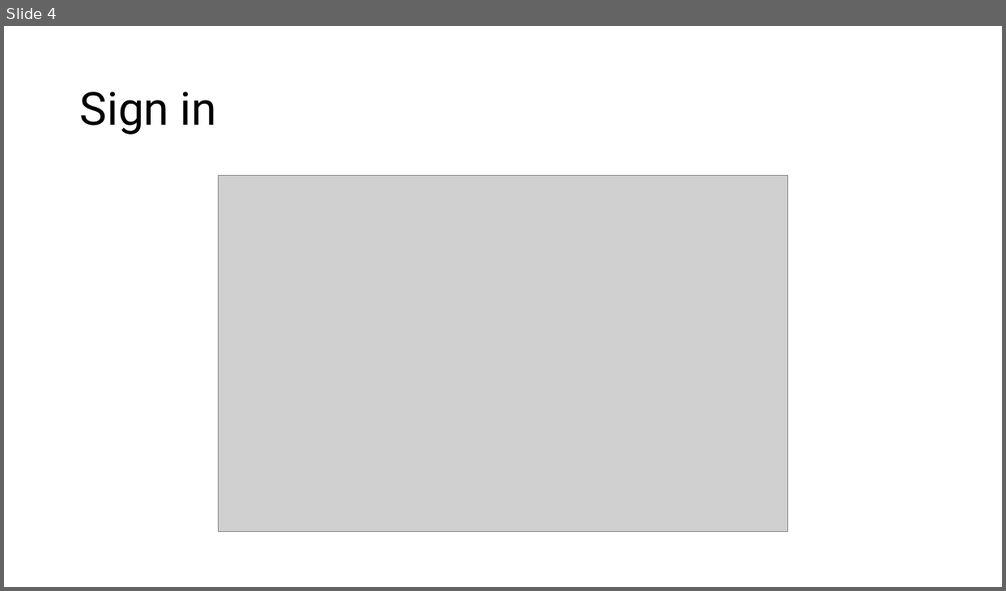
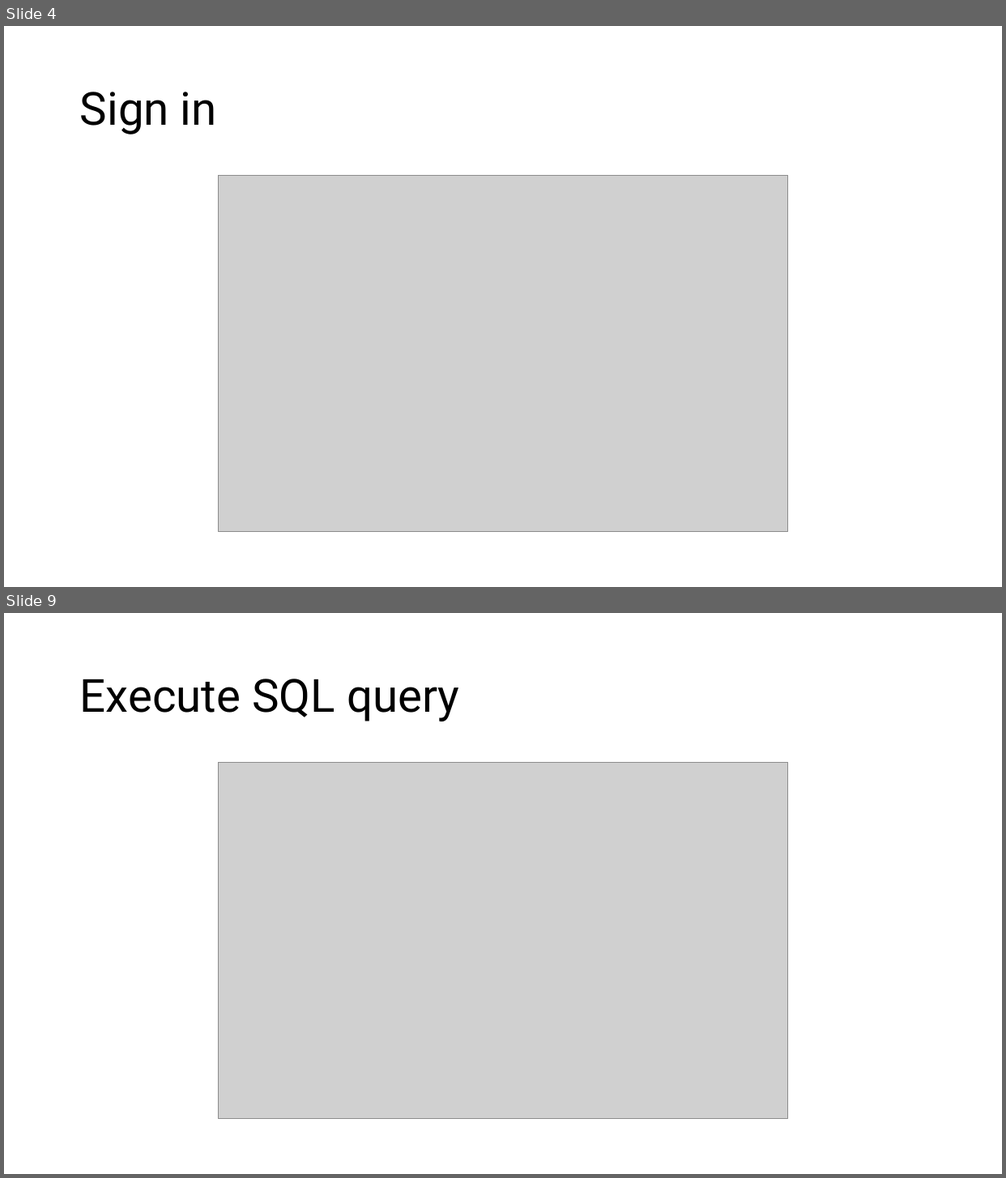
Before and after one commit to PeterCullenBurbery/software-engineering-2, a slide deck: presentation.pptx. Shown one above the other, each under a label of ours: slide 4 before the commit, slides 4 and 9 after it; the slides between them are not shown. The pictures are 1006x591 and 1006x1178 pixels, drawn with LibreOffice and Linux fonts; fonts in the diff are those of the drawing; grey boxes stand for pictures. Boxes give left, top, right and bottom in pixels: in the first picture for what was removed or moved away, otherwise in the second. Text is boxed around its words. In the diff, an @@ line names an element or a change of style, - is before the commit and + after.

```diff
--- a/presentation.pptx
+++ b/presentation.pptx
@@ slide 9 added at bbox=[4, 613, 1002, 1174], background #FFFFFF @@
@@ title added at bbox=[80, 679, 459, 722], 44 pt, text #000000 @@
+Execute SQL query
@@ picture added at bbox=[218, 763, 788, 1119] @@
```
Also in this commit, not shown: 7 other slides added, 1 slide removed.
